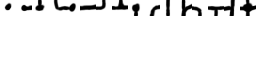
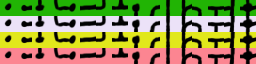
Layered file, before and after one edit (256px x 64px). Changes by layer:
added layer "0x0normal" above "0x1normal" over [0, 48, 16, 64]
added layer "0x1normal" above "0x2normal" over [16, 48, 32, 64]
added layer "0x2normal" above "0x3normal" over [32, 48, 48, 64]
added layer "0x3normal" above "0x4normal" over [48, 48, 64, 64]
added layer "0x4normal" above "0x5normal" over [64, 48, 80, 64]
added layer "0x5normal" above "0x6normal" over [80, 48, 96, 64]
added layer "0x6normal" above "0x7normal" over [96, 48, 112, 64]
added layer "0x7normal" above "0x8normal" over [112, 48, 128, 64]
added layer "0x8normal" above "0x9normal" over [128, 48, 144, 64]
added layer "0x9normal" above "0xanormal" over [144, 48, 160, 64]
added layer "0xanormal" above "0xbnormal" over [160, 48, 176, 64]
added layer "0xbnormal" above "0xcnormal" over [176, 48, 192, 64]
added layer "0xcnormal" above "0xdnormal" over [192, 48, 208, 64]
added layer "0xdnormal" above "0xenormal" over [208, 48, 224, 64]
added layer "0xenormal" above "0xfnormal" over [224, 48, 240, 64]
added layer "0xfnormal" above "valley0xfnormal" over [240, 48, 256, 64]
added layer "valley0xfnormal" above "mountain0xfnormal" over [240, 32, 256, 48]
added layer "mountain0xfnormal" above "valley0xenormal" over [240, 16, 256, 32]
added layer "valley0xenormal" above "mountain0xenormal" over [224, 32, 240, 48]
added layer "mountain0xenormal" above "valley0xdnormal" over [224, 16, 240, 32]
added layer "valley0xdnormal" above "mountain0xdnormal" over [208, 32, 224, 48]
added layer "mountain0xdnormal" above "valley0xcnormal" over [208, 16, 224, 32]
added layer "valley0xcnormal" above "mountain0xcnormal" over [192, 32, 208, 48]
added layer "mountain0xcnormal" above "valley0xbnormal" over [192, 16, 208, 32]
…and 40 more changes (24 added, 16 painted)
